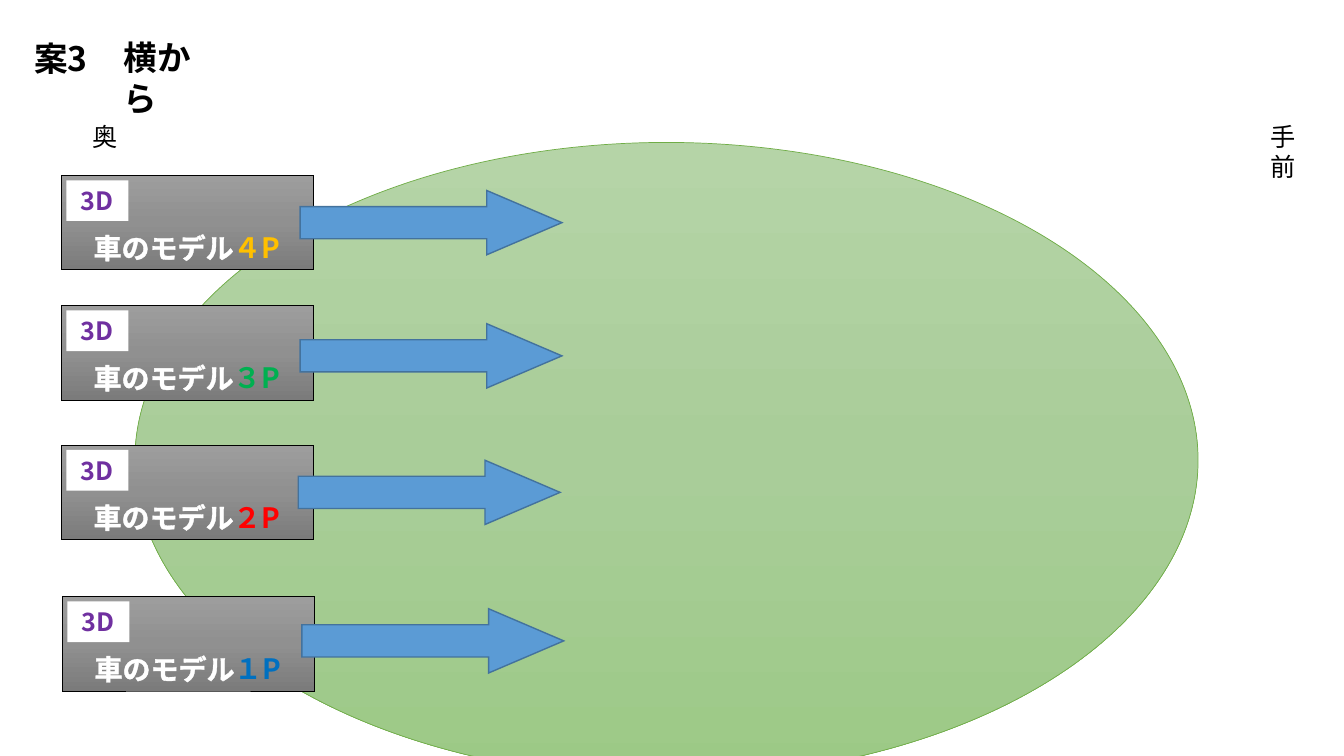
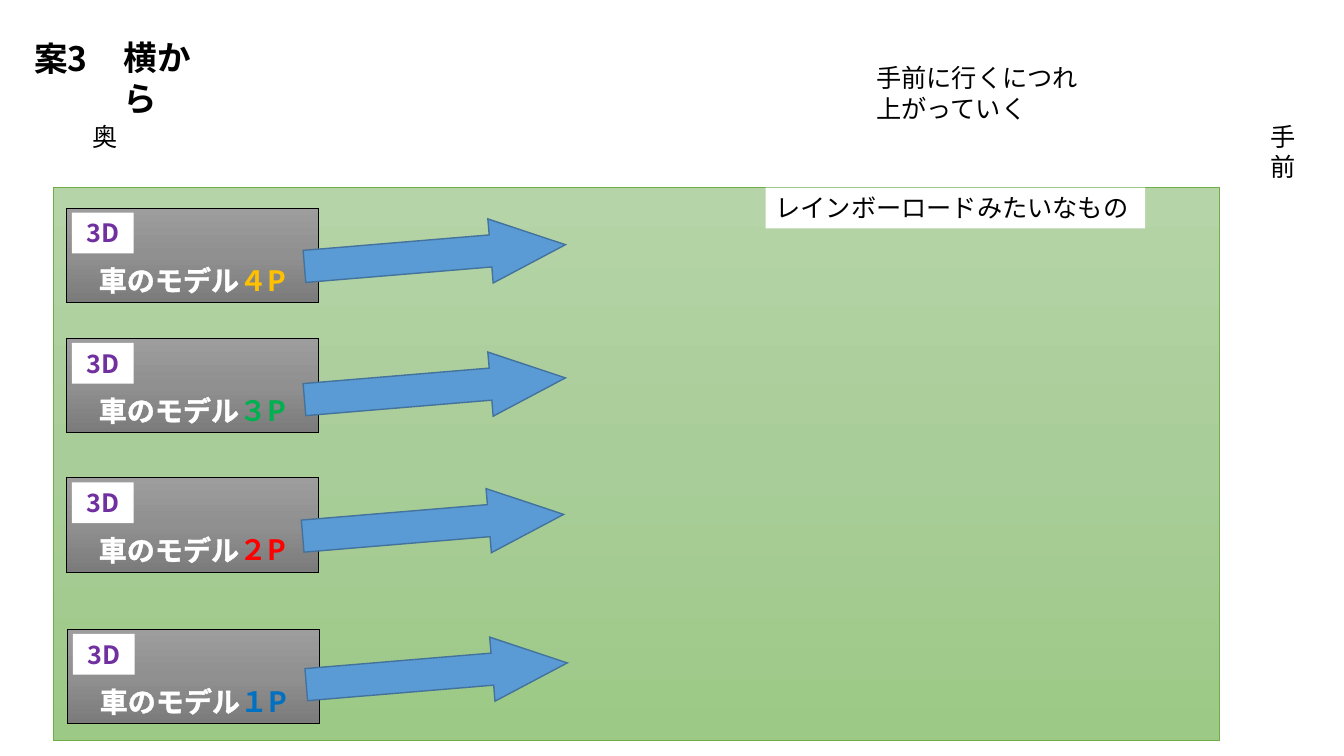
Before and after one commit to MizukiKato0416/sotsugyou_time_kato, a slide deck: slide 25 of 卒業制作_大元タイトル構成.pptx. Drawn at 1344x756 pixels with LibreOffice and Linux fonts; fonts in the diff are those of the drawing. Boxes give left, top, right and bottom in pixels: in the first picture for what was removed or moved away, otherwise in the second. Text is boxed around its words. In the diff, an @@ line names an element or a change of style, - is before the commit and + after.

```diff
--- a/卒業制作_大元タイトル構成.pptx
+++ b/卒業制作_大元タイトル構成.pptx
@@ text added at (876,66,1078,120), 18 pt, text #000000 @@
+手前に行くにつれ上がっていく
@@ ellipse removed at (135,142,1199,756) @@
@@ rectangle added at (53,188,1220,741), fill gradient #B5D5A7 to #AACE9A to #9CC987, outline #70AD47 0.5 pt @@
@@ rectangle added at (766,188,1146,228), fill #FFFFFF, 18 pt, text #000000 @@
+レインボーロードみたいなもの
@@ 4 rectangles, 1 text: place and size @@
-4 rectangles, 1 text at (62,175,314,683)
+4 rectangles, 1 text at (67,208,319,715)
@@ 4 rectangles, 3 texts: place and size @@
-4 rectangles, 3 texts at (62,234,314,692)
+4 rectangles, 3 texts at (67,267,320,724)
@@ rotation 0 to 355 degrees in 4 elements at (300,482,567,568), (302,213,569,299), (302,346,569,432), (303,631,570,718) @@
```
Also in this commit, not shown: 1 other file.
